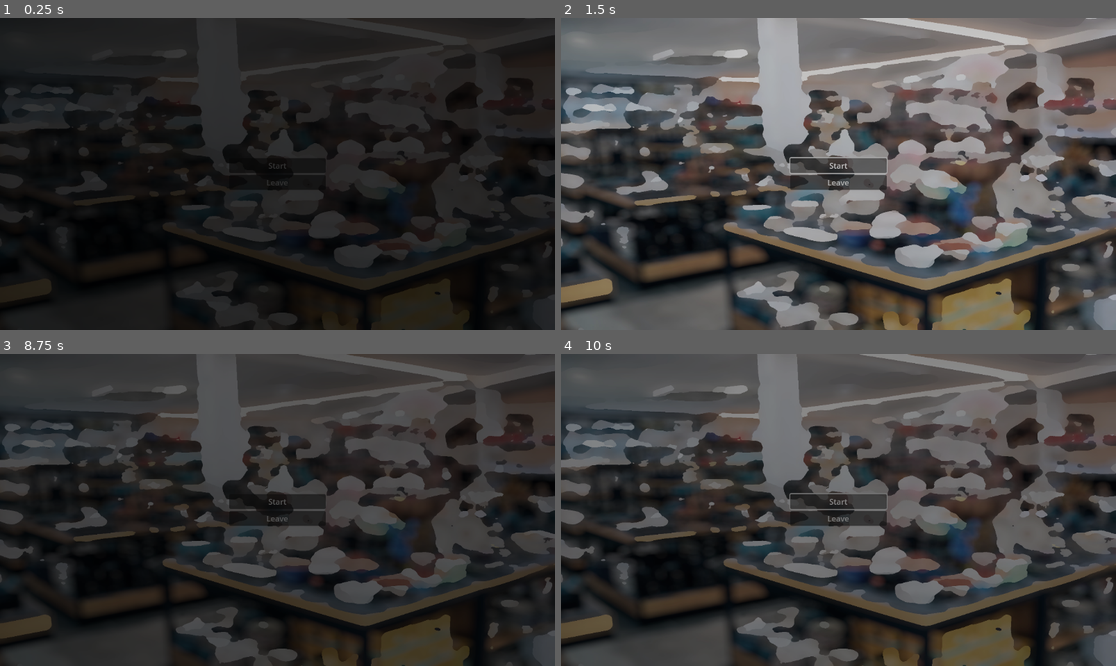
Above: before the commit, frames 1-4 (two rows, left to right).
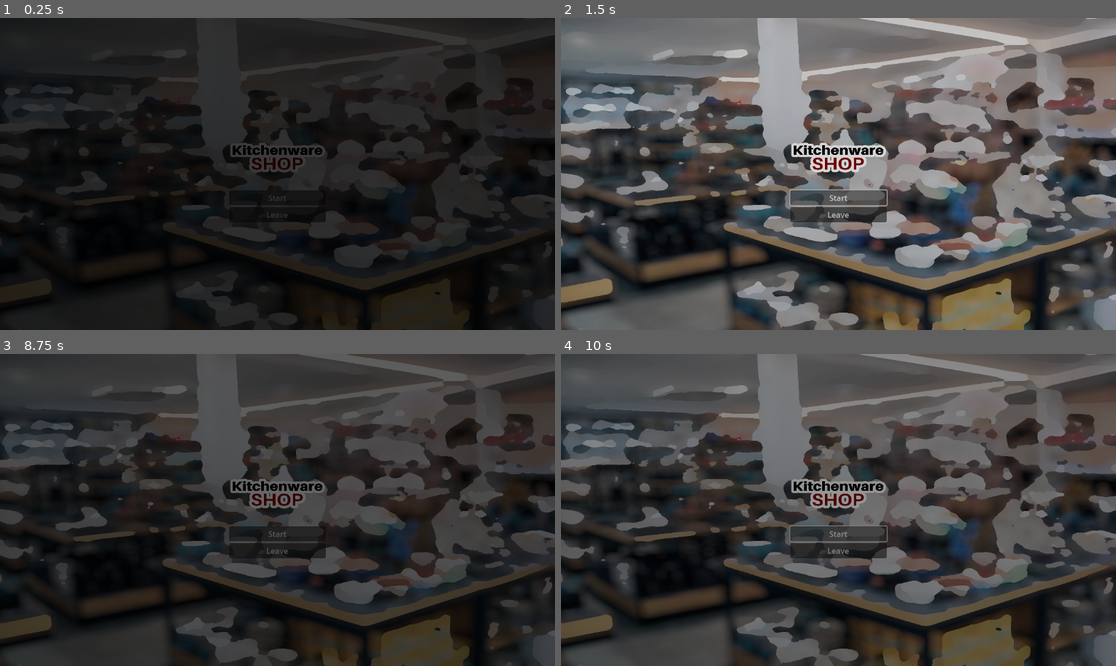
Above: after the commit, the same moments.

Repository: Lipatant/KitchenwareShop
Game: Godot game, scene res://Source/Scenes/MainMenu.tscn
The game is run twice, just before and just after one commit, with the same random seed, the same clock (stepped at 60 frames per second) and the same inputs.
Inputs (mouse positions are in pixels of both pictures, inside the frame that each line leads up to):
- Up to frame 1 (0.25 s): no input
- Up to frame 2 (1.5 s): click "Start" at 0.5 s; click "Start" at 1.25 s
- Up to frame 3 (8.75 s): click "Leave" at 2 s; click "Skip All" at 2.75 s; click "Skip All" at 3.5 s; click "Skip All" at 4.25 s; move the mouse to (399, 494) at 5.02 s; click (399, 494) at 5.17 s; move the mouse to (166, 525) at 5.77 s; click (166, 525) at 5.92 s; tap Enter at 6.5 s; move the mouse to (333, 441) at 6.52 s; click (333, 441) at 6.67 s; click "Main Menu" at 7.25 s; move the mouse to (249, 572) at 8.02 s; click (249, 572) at 8.17 s
- Up to frame 4 (10 s): click "Leave" at 8.75 s; click "Start" at 9.5 s

The runs differ from the first frame. In frame 1, 0.9% of the frame differs, in the area x 41-59%, y 39-66%; in frame 2, 3.8%; in frame 3, 3.0%; in frame 4, 3.4%.

Commit message:
feat: adding logo

Diff:
--- a/Source/Scenes/MainMenu.tscn
+++ b/Source/Scenes/MainMenu.tscn
@@ -1,8 +1,9 @@
-[gd_scene load_steps=4 format=3 uid="uid://b70j1jgqjeodt"]
+[gd_scene load_steps=5 format=3 uid="uid://b70j1jgqjeodt"]
 
 [ext_resource type="Script" path="res://Source/Scenes/MainMenu/MainMenu.gd" id="1_7rcxe"]
 [ext_resource type="AudioStream" uid="uid://bkkk2bxvdykhu" path="res://Sound/BGM/Player.wav" id="2_x0sq8"]
 [ext_resource type="PackedScene" uid="uid://c4uhypoecgybf" path="res://Source/Backgrounds/BackgroundDefault.tscn" id="3_mv4py"]
+[ext_resource type="Texture2D" uid="uid://rh8win6c2yh3" path="res://Graphics/Logo.png" id="4_eis2n"]
 
 [node name="MainMenu" type="Control"]
 layout_mode = 3
@@ -33,6 +34,12 @@
 grow_vertical = 2
 alignment = 1
 
+[node name="TextureRect" type="TextureRect" parent="VBoxContainer"]
+layout_mode = 2
+size_flags_vertical = 3
+texture = ExtResource("4_eis2n")
+expand_mode = 3
+
 [node name="StartButton" type="Button" parent="VBoxContainer"]
 layout_mode = 2
 text = "MainMenuStartButton"
Binary file added: Graphics/Logo.png
Not shown, added: Graphics/Logo.png.import
